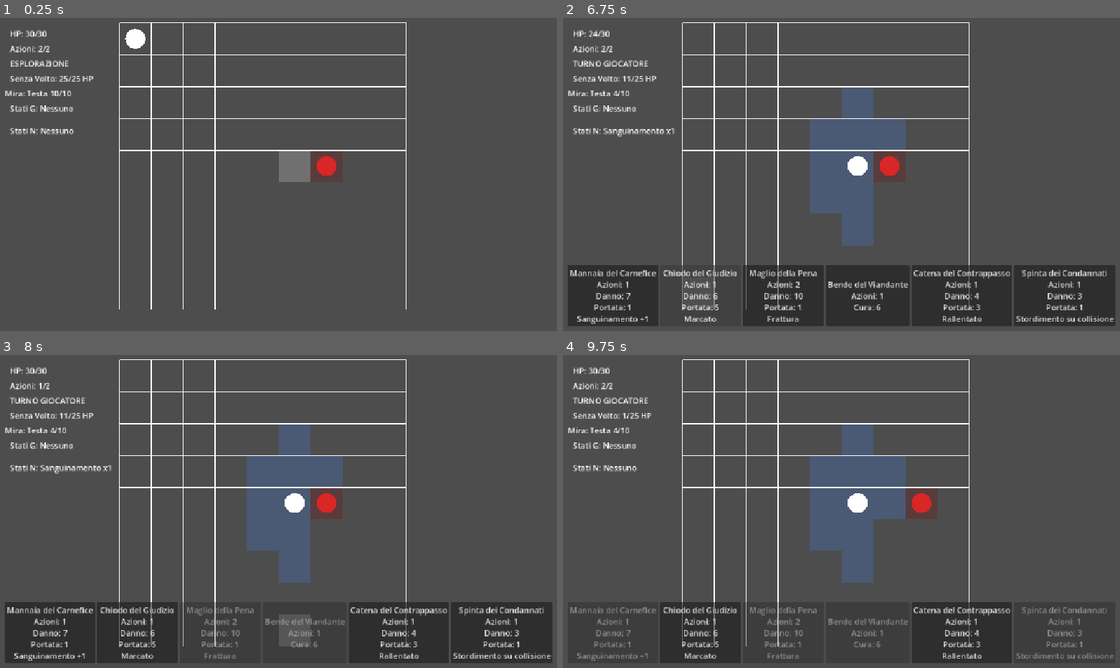
Above: before the commit, frames 1-4 (two rows, left to right).
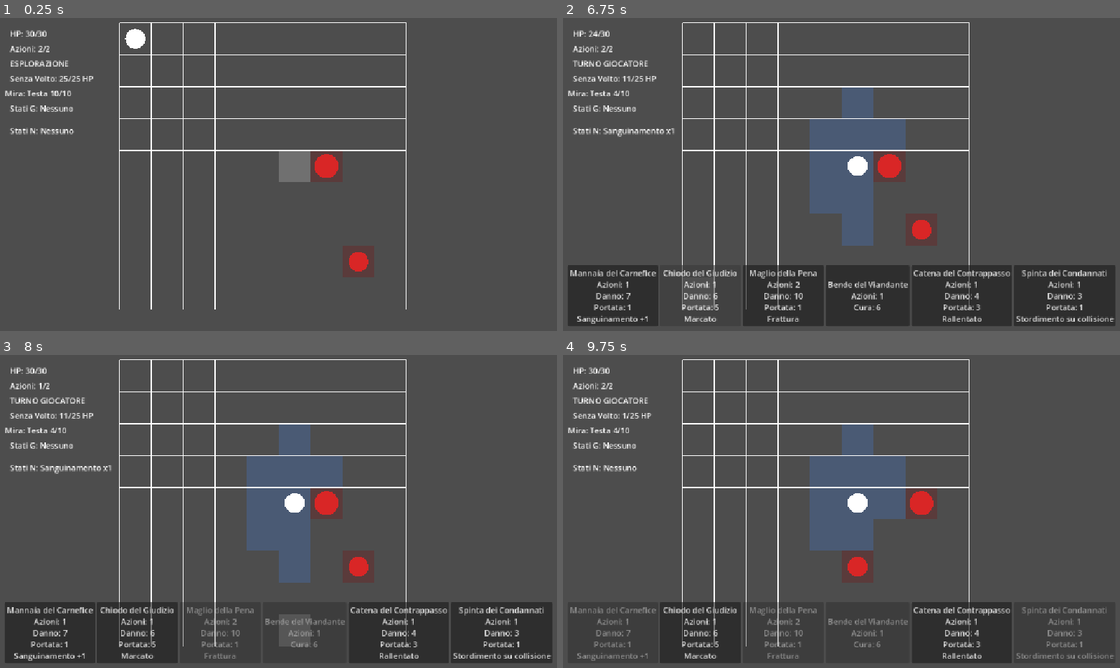
Above: after the commit, the same moments.

Repository: Chivas1504/Gioco
Game: Godot game, scene res://scenes/game.tscn
Same seed, same stepped clock (60 frames per second), same inputs: the game is played once before the commit and once after it.
Inputs (mouse positions are in pixels of both pictures, inside the frame that each line leads up to):
- Up to frame 1 (0.25 s): no input
- Up to frame 2 (6.75 s): tap Enter at 0.5, 2, 5 s; move the mouse to (813, 237) at 0.52 s; tap C at 0.6, 2.85, 5.1 s; click (813, 237) at 0.67 s; tap Space at 1.25, 2.75 s; move the mouse to (1014, 221) at 1.27 s; tap Q at 1.35, 3.6 s; click (1014, 221) at 1.42 s; move the mouse to (674, 124) at 2.02 s; tap E at 2.1, 4.35 s; click (674, 124) at 2.17 s; move the mouse to (874, 174) at 2.77 s; click (874, 174) at 2.92 s; move the mouse to (757, 93) at 3.52 s; click (757, 93) at 3.67 s; move the mouse to (969, 158) at 4.27 s; click (969, 158) at 4.42 s; move the mouse to (730, 190) at 5.02 s; click (730, 190) at 5.17 s; click "Mannaia del Carnefice Azioni:…" at 5.75 s; click "Chiodo del Giudizio Azioni: 1…" at 6.5 s
- Up to frame 3 (8 s): click "Bende del Viandante Azioni: 1…" at 7.25 s
- Up to frame 4 (9.75 s): click "Catena del Contrappasso Azion…" at 8 s; click "Bende del Viandante Azioni: 1…" at 8.75 s; click "Spinta dei Condannati Azioni:…" at 9.5 s

The runs differ from the first frame. In frame 1, 0.3% of the frame differs, in the area x 56-67%, y 43-82%; in frame 2, 0.3%; in frame 3, 0.3%; in frame 4, 0.7%, in the area x 50-67%, y 43-73%.

Commit message:
Add multiple enemy combat support

Diff:
--- a/scenes/game.tscn
+++ b/scenes/game.tscn
@@ -17,6 +17,9 @@
 script = ExtResource("3_lnu2h")
 
 [node name="Enemy" type="Node2D" parent="." unique_id=1121703939]
+script = ExtResource("4_lbhrr")
+
+[node name="Enemy2" type="Node2D" parent="." unique_id=904695973]
 script = ExtResource("4_lbhrr")
 
 [node name="UI" type="CanvasLayer" parent="." unique_id=2441153]
--- a/scripts/core/game.gd
+++ b/scripts/core/game.gd
@@ -3,7 +3,9 @@
 
 @onready var grid: Node2D = $Grid
 @onready var player: Node2D = $Player
-@onready var enemy: EnemyUnit = $Enemy
+
+@onready var enemy_one: EnemyUnit = $Enemy
+@onready var enemy_two: EnemyUnit = $Enemy2
 
 @onready var hp_label: Label = $UI/HUD/CombatPanel/HPLabel
 @onready var actions_label: Label = $UI/HUD/CombatPanel/ActionsLabel
@@ -35,27 +37,33 @@
 
 
 var player_cell: Vector2i = Vector2i(0, 0)
-var enemy_cell: Vector2i = Vector2i(6, 4)
-
 var player_hp: int = PLAYER_MAX_HP
 
 var player_statuses: StatusManager = (
 	StatusManager.new()
 )
 
+
+var enemy_units: Array[EnemyUnit] = []
+var enemy_cells: Dictionary = {}
+
+var selected_enemy: EnemyUnit
+var selected_body_part_index: int = 0
+
+var enemy_turn_index: int = 0
+
+
 var current_path: Array[Vector2i] = []
 
 var is_moving: bool = false
 var enemy_is_moving: bool = false
+
 var combat_mode: bool = false
+var player_is_dead: bool = false
 
 var player_actions_remaining: int = (
 	PLAYER_MAX_ACTIONS
 )
-
-var player_is_dead: bool = false
-
-var selected_body_part_index: int = 0
 
 
 var mannaia_del_carnefice: CardData
@@ -70,7 +78,7 @@
 
 func _ready() -> void:
 	_load_test_cards()
-	_load_test_enemy()
+	_setup_enemies()
 	_setup_card_bar()
 
 	player.position = (
@@ -80,20 +88,8 @@
 		)
 	)
 
-	enemy.position = (
-		grid.position
-		+ grid.cell_to_local(
-			enemy_cell
-		)
-	)
-
-	var occupied: Array[Vector2i] = [
-		enemy_cell
-	]
-
-	grid.set_occupied_cells(
-		occupied
-	)
+	_update_grid_occupancy()
+	_update_enemy_selection_visuals()
 
 	_update_ui()
 	_update_combat_display()
@@ -146,14 +142,57 @@
 	]
 
 
-func _load_test_enemy() -> void:
-	var data: EnemyData = (
+func _setup_enemies() -> void:
+	enemy_units = [
+		enemy_one,
+		enemy_two
+	]
+
+	var enemy_one_data: EnemyData = (
 		EnemyDatabase.get_enemy(
 			EnemyDatabase.SENZA_VOLTO
 		)
 	)
 
-	enemy.setup(data)
+	var enemy_two_data: EnemyData = (
+		EnemyDatabase.get_enemy(
+			EnemyDatabase.SENZA_VOLTO
+		)
+	)
+
+	enemy_one.setup(
+		enemy_one_data
+	)
+
+	enemy_two.setup(
+		enemy_two_data
+	)
+
+	enemy_cells[enemy_one] = Vector2i(
+		6,
+		4
+	)
+
+	enemy_cells[enemy_two] = Vector2i(
+		7,
+		7
+	)
+
+	for enemy_unit in enemy_units:
+		var cell: Vector2i = (
+			_get_enemy_cell(
+				enemy_unit
+			)
+		)
+
+		enemy_unit.position = (
+			grid.position
+			+ grid.cell_to_local(
+				cell
+			)
+		)
+
+	selected_enemy = enemy_one
 
 
 func _setup_card_bar() -> void:
@@ -163,6 +202,7 @@
 		push_error(
 			"CardBar non espone set_cards()."
 		)
+
 		return
 
 	card_bar.set_cards(
@@ -223,91 +263,6 @@
 			)
 
 
-func _select_previous_body_part() -> void:
-	if not combat_mode:
-		return
-
-	if enemy.is_dead():
-		return
-
-	if is_moving or enemy_is_moving:
-		return
-
-	var parts: Array[String] = (
-		enemy.get_body_part_names()
-	)
-
-	selected_body_part_index -= 1
-
-	if selected_body_part_index < 0:
-		selected_body_part_index = (
-			parts.size() - 1
-		)
-
-	_update_ui()
-
-
-func _select_next_body_part() -> void:
-	if not combat_mode:
-		return
-
-	if enemy.is_dead():
-		return
-
-	if is_moving or enemy_is_moving:
-		return
-
-	var parts: Array[String] = (
-		enemy.get_body_part_names()
-	)
-
-	selected_body_part_index += 1
-
-	if (
-		selected_body_part_index
-		>= parts.size()
-	):
-		selected_body_part_index = 0
-
-	_update_ui()
-
-
-func _get_selected_body_part() -> String:
-	var parts: Array[String] = (
-		enemy.get_body_part_names()
-	)
-
-	if parts.is_empty():
-		return ""
-
-	if (
-		selected_body_part_index
-		>= parts.size()
-	):
-		selected_body_part_index = 0
-
-	return parts[
-		selected_body_part_index
-	]
-
-
-func _get_player_move_range() -> int:
-	if player_statuses.is_immobilized():
-		return 0
-
-	var result: int = (
-		COMBAT_MOVE_RANGE
-	)
-
-	if player_statuses.is_slowed():
-		result -= 1
-
-	return maxi(
-		result,
-		0
-	)
-
-
 func _handle_grid_click(
 	mouse_position: Vector2
 ) -> void:
@@ -325,6 +280,19 @@
 			mouse_local
 		)
 	)
+
+	var clicked_enemy: EnemyUnit = (
+		_get_enemy_at_cell(
+			clicked_cell
+		)
+	)
+
+	if clicked_enemy != null:
+		_select_enemy(
+			clicked_enemy
+		)
+
+		return
 
 	if not grid.is_cell_walkable(
 		clicked_cell
@@ -359,12 +327,199 @@
 	_move_player_along_path()
 
 
+func _select_enemy(
+	enemy_unit: EnemyUnit
+) -> void:
+	if enemy_unit == null:
+		return
+
+	if enemy_unit.is_dead():
+		return
+
+	selected_enemy = enemy_unit
+	selected_body_part_index = 0
+
+	_update_enemy_selection_visuals()
+	_update_ui()
+
+
+func _update_enemy_selection_visuals() -> void:
+	for enemy_unit in enemy_units:
+		if enemy_unit.is_dead():
+			continue
+
+		if enemy_unit == selected_enemy:
+			enemy_unit.scale = Vector2(
+				1.20,
+				1.20
+			)
+		else:
+			enemy_unit.scale = Vector2.ONE
+
+
+func _get_enemy_at_cell(
+	cell: Vector2i
+) -> EnemyUnit:
+	for enemy_unit in enemy_units:
+		if enemy_unit.is_dead():
+			continue
+
+		if (
+			_get_enemy_cell(
+				enemy_unit
+			)
+			== cell
+		):
+			return enemy_unit
+
+	return null
+
+
+func _get_enemy_cell(
+	enemy_unit: EnemyUnit
+) -> Vector2i:
+	if not enemy_cells.has(
+		enemy_unit
+	):
+		return Vector2i(
+			-1,
+			-1
+		)
+
+	return enemy_cells[
+		enemy_unit
+	]
+
+
+func _set_enemy_cell(
+	enemy_unit: EnemyUnit,
+	cell: Vector2i
+) -> void:
+	enemy_cells[
+		enemy_unit
+	] = cell
+
+
+func _update_grid_occupancy() -> void:
+	var occupied: Array[Vector2i] = []
+
+	for enemy_unit in enemy_units:
+		if enemy_unit.is_dead():
+			continue
+
+		occupied.append(
+			_get_enemy_cell(
+				enemy_unit
+			)
+		)
+
+	grid.set_occupied_cells(
+		occupied
+	)
+
+
+func _select_previous_body_part() -> void:
+	if not combat_mode:
+		return
+
+	if selected_enemy == null:
+		return
+
+	if selected_enemy.is_dead():
+		return
+
+	if is_moving or enemy_is_moving:
+		return
+
+	var parts: Array[String] = (
+		selected_enemy.get_body_part_names()
+	)
+
+	selected_body_part_index -= 1
+
+	if selected_body_part_index < 0:
+		selected_body_part_index = (
+			parts.size() - 1
+		)
+
+	_update_ui()
+
+
+func _select_next_body_part() -> void:
+	if not combat_mode:
+		return
+
+	if selected_enemy == null:
+		return
+
+	if selected_enemy.is_dead():
+		return
+
+	if is_moving or enemy_is_moving:
+		return
+
+	var parts: Array[String] = (
+		selected_enemy.get_body_part_names()
+	)
+
+	selected_body_part_index += 1
+
+	if (
+		selected_body_part_index
+		>= parts.size()
+	):
+		selected_body_part_index = 0
+
+	_update_ui()
+
+
+func _get_selected_body_part() -> String:
+	if selected_enemy == null:
+		return ""
+
+	var parts: Array[String] = (
+		selected_enemy.get_body_part_names()
+	)
+
+	if parts.is_empty():
+		return ""
+
+	if (
+		selected_body_part_index
+		>= parts.size()
+	):
+		selected_body_part_index = 0
+
+	return parts[
+		selected_body_part_index
+	]
+
+
+func _get_player_move_range() -> int:
+	if player_statuses.is_immobilized():
+		return 0
+
+	var result: int = (
+		COMBAT_MOVE_RANGE
+	)
+
+	if player_statuses.is_slowed():
+		result -= 1
+
+	return maxi(
+		result,
+		0
+	)
+
+
 func _move_player_along_path() -> void:
 	if current_path.is_empty():
 		is_moving = false
 
 		if combat_mode:
-			_finish_player_action(1)
+			_finish_player_action(
+				1
+			)
 		else:
 			_update_combat_display()
 
@@ -407,13 +562,16 @@
 	if card == null:
 		return false
 
+	if selected_enemy == null:
+		return false
+
 	if not combat_mode:
 		return false
 
 	if player_is_dead:
 		return false
 
-	if enemy.is_dead():
+	if selected_enemy.is_dead():
 		return false
 
 	if is_moving:
@@ -449,10 +607,16 @@
 		)
 	)
 
+	var target_cell: Vector2i = (
+		_get_enemy_cell(
+			selected_enemy
+		)
+	)
+
 	var distance: int = (
 		_grid_distance(
 			player_cell,
-			enemy_cell
+			target_cell
 		)
 	)
 
@@ -485,7 +649,7 @@
 	card_bar.visible = (
 		combat_mode
 		and not player_is_dead
-		and not enemy.is_dead()
+		and not _all_enemies_dead()
 	)
 
 	if not card_bar.has_method(
@@ -496,7 +660,9 @@
 	for card in active_cards:
 		card_bar.set_card_available(
 			card,
-			_is_card_available(card)
+			_is_card_available(
+				card
+			)
 		)
 
 
@@ -506,22 +672,32 @@
 	if card == null:
 		return
 
-	if not _is_card_available(card):
+	if not _is_card_available(
+		card
+	):
 		return
 
 	if card.healing > 0:
-		_use_healing_card(card)
+		_use_healing_card(
+			card
+		)
+
 		return
 
 	if card.damage > 0:
-		_use_attack_card(card)
+		_use_attack_card(
+			card
+		)
 
 
 func _use_attack_card(
 	card: CardData
 ) -> void:
+	if selected_enemy == null:
+		return
+
 	var modified_damage: int = (
-		enemy.modify_incoming_attack_damage(
+		selected_enemy.modify_incoming_attack_damage(
 			card.damage
 		)
 	)
@@ -535,7 +711,7 @@
 		return
 
 	var damage_done: int = (
-		enemy.take_vitality_damage(
+		selected_enemy.take_vitality_damage(
 			modified_damage
 		)
 	)
@@ -550,24 +726,31 @@
 		damage_done
 	)
 
-	if enemy.is_dead():
-		_enemy_died()
-		return
-
-	_apply_card_effects(card)
+	if selected_enemy.is_dead():
+		_handle_enemy_death(
+			selected_enemy
+		)
+
+		return
+
+	_apply_card_effects(
+		card
+	)
 
 	if card.pull_distance > 0:
 		_pull_enemy(
+			selected_enemy,
 			card.pull_distance
 		)
 
 	if card.push_distance > 0:
 		_push_enemy(
+			selected_enemy,
 			card.push_distance,
 			card
 		)
 
-	if enemy.is_dead():
+	if _all_enemies_dead():
 		return
 
 	_update_ui()
@@ -581,12 +764,15 @@
 	card: CardData,
 	damage: int
 ) -> void:
+	if selected_enemy == null:
+		return
+
 	var target_part: String = (
 		_get_selected_body_part()
 	)
 
 	var result: Dictionary = (
-		enemy.take_part_damage(
+		selected_enemy.take_part_damage(
 			target_part,
 			damage
 		)
@@ -620,12 +806,16 @@
 			" DISTRUTTA"
 		)
 
-	if enemy.is_dead():
-		_update_ui()
-		_enemy_died()
-		return
-
-	_apply_card_effects(card)
+	if selected_enemy.is_dead():
+		_handle_enemy_death(
+			selected_enemy
+		)
+
+		return
+
+	_apply_card_effects(
+		card
+	)
 
 	_update_ui()
 
@@ -637,8 +827,11 @@
 func _apply_card_effects(
 	card: CardData
 ) -> void:
+	if selected_enemy == null:
+		return
+
 	if not card.status_to_apply.is_empty():
-		enemy.status_manager.add_status(
+		selected_enemy.status_manager.add_status(
 			card.status_to_apply,
 			card.status_duration,
 			card.status_stacks
@@ -654,7 +847,7 @@
 			_get_selected_body_part()
 		)
 
-		enemy.apply_fracture(
+		selected_enemy.apply_fracture(
 			target_part
 		)
 
@@ -667,11 +860,18 @@
 
 
 func _pull_enemy(
+	enemy_unit: EnemyUnit,
 	pull_distance: int
 ) -> void:
 	for _step in range(
 		pull_distance
 	):
+		var enemy_cell: Vector2i = (
+			_get_enemy_cell(
+				enemy_unit
+			)
+		)
+
 		grid.remove_occupied_cell(
 			enemy_cell
 		)
@@ -706,27 +906,37 @@
 			enemy_cell
 		)
 
-		enemy_cell = next_cell
+		_set_enemy_cell(
+			enemy_unit,
+			next_cell
+		)
 
 		grid.add_occupied_cell(
-			enemy_cell
-		)
-
-		enemy.position = (
+			next_cell
+		)
+
+		enemy_unit.position = (
 			grid.position
 			+ grid.cell_to_local(
-				enemy_cell
+				next_cell
 			)
 		)
 
 
 func _push_enemy(
+	enemy_unit: EnemyUnit,
 	push_distance: int,
 	source_card: CardData
 ) -> void:
 	for _step in range(
 		push_distance
 	):
+		var enemy_cell: Vector2i = (
+			_get_enemy_cell(
+				enemy_unit
+			)
+		)
+
 		var direction: Vector2i = (
 			enemy_cell
 			- player_cell
@@ -755,9 +965,12 @@
 		if grid.is_cell_blocked(
 			next_cell
 		):
-			_apply_collision_damage()
+			_apply_collision_damage(
+				enemy_unit
+			)
 
 			_apply_collision_card_effect(
+				enemy_unit,
 				source_card
 			)
 
@@ -784,23 +997,28 @@
 			enemy_cell
 		)
 
-		enemy_cell = next_cell
+		_set_enemy_cell(
+			enemy_unit,
+			next_cell
+		)
 
 		grid.add_occupied_cell(
-			enemy_cell
-		)
-
-		enemy.position = (
+			next_cell
+		)
+
+		enemy_unit.position = (
 			grid.position
 			+ grid.cell_to_local(
-				enemy_cell
-			)
-		)
-
-
-func _apply_collision_damage() -> void:
+				next_cell
+			)
+		)
+
+
+func _apply_collision_damage(
+	enemy_unit: EnemyUnit
+) -> void:
 	var damage_done: int = (
-		enemy.take_vitality_damage(
+		enemy_unit.take_vitality_damage(
 			COLLISION_DAMAGE
 		)
 	)
@@ -811,16 +1029,21 @@
 		" danni alla Vitalità."
 	)
 
+	if enemy_unit.is_dead():
+		_handle_enemy_death(
+			enemy_unit
+		)
+
+		return
+
 	_update_ui()
 
-	if enemy.is_dead():
-		_enemy_died()
-
 
 func _apply_collision_card_effect(
+	enemy_unit: EnemyUnit,
 	card: CardData
 ) -> void:
-	if enemy.is_dead():
+	if enemy_unit.is_dead():
 		return
 
 	if (
@@ -830,7 +1053,7 @@
 	):
 		return
 
-	enemy.status_manager.add_status(
+	enemy_unit.status_manager.add_status(
 		card.collision_status_to_apply,
 		card.collision_status_duration,
 		card.collision_status_stacks
@@ -897,7 +1120,7 @@
 		if not _end_player_activation():
 			return
 
-		_start_enemy_turn()
+		_start_enemy_phase()
 	else:
 		_update_combat_display()
 
@@ -946,6 +1169,8 @@
 			PLAYER_MAX_ACTIONS
 		)
 
+	enemy_is_moving = false
+
 	_update_ui()
 	_update_combat_display()
 
@@ -983,14 +1208,47 @@
 	return true
 
 
-func _start_enemy_turn() -> void:
-	if enemy.is_dead():
-		return
-
+func _start_enemy_phase() -> void:
 	enemy_is_moving = true
-
+	enemy_turn_index = 0
+
+	_update_ui()
+
+	_run_next_enemy_turn()
+
+
+func _run_next_enemy_turn() -> void:
+	if player_is_dead:
+		return
+
+	while enemy_turn_index < enemy_units.size():
+		var enemy_unit: EnemyUnit = (
+			enemy_units[
+				enemy_turn_index
+			]
+		)
+
+		enemy_turn_index += 1
+
+		if enemy_unit.is_dead():
+			continue
+
+		_run_enemy_turn(
+			enemy_unit
+		)
+
+		return
+
+	enemy_is_moving = false
+
+	_begin_player_activation()
+
+
+func _run_enemy_turn(
+	enemy_unit: EnemyUnit
+) -> void:
 	var activation: Dictionary = (
-		enemy.begin_activation()
+		enemy_unit.begin_activation()
 	)
 
 	var burn_damage: int = int(
@@ -1002,15 +1260,20 @@
 
 	if burn_damage > 0:
 		print(
-			"Ustione nemico: -",
+			enemy_unit.get_enemy_name(),
+			" subisce ",
 			burn_damage,
-			" HP"
+			" da Ustione."
 		)
 
 	_update_ui()
 
-	if enemy.is_dead():
-		_enemy_died()
+	if enemy_unit.is_dead():
+		_handle_enemy_death(
+			enemy_unit
+		)
+
+		_run_next_enemy_turn()
 		return
 
 	var enemy_is_stunned: bool = bool(
@@ -1020,10 +1283,16 @@
 		)
 	)
 
+	var enemy_cell: Vector2i = (
+		_get_enemy_cell(
+			enemy_unit
+		)
+	)
+
 	if enemy_is_stunned:
 		print(
-			"Il nemico è Stordito: "
-			+ "non può avanzare."
+			enemy_unit.get_enemy_name(),
+			" è Stordito."
 		)
 
 		if (
@@ -1033,17 +1302,21 @@
 			)
 			== 1
 		):
-			_enemy_attack()
+			_enemy_attack(
+				enemy_unit
+			)
 		else:
-			_finish_enemy_turn()
-
-		return
-
-	var enemy_move_range: int = (
-		enemy.get_move_range()
-	)
-
-	if enemy_move_range <= 0:
+			_finish_single_enemy_turn(
+				enemy_unit
+			)
+
+		return
+
+	var move_range: int = (
+		enemy_unit.get_move_range()
+	)
+
+	if move_range <= 0:
 		if (
 			_grid_distance(
 				enemy_cell,
@@ -1051,9 +1324,13 @@
 			)
 			== 1
 		):
-			_enemy_attack()
+			_enemy_attack(
+				enemy_unit
+			)
 		else:
-			_finish_enemy_turn()
+			_finish_single_enemy_turn(
+				enemy_unit
+			)
 
 		return
 
@@ -1073,20 +1350,29 @@
 	)
 
 	if path.size() <= 1:
-		_finish_enemy_turn()
+		_finish_single_enemy_turn(
+			enemy_unit
+		)
+
 		return
 
 	if path.size() == 2:
-		_enemy_attack()
+		_enemy_attack(
+			enemy_unit
+		)
+
 		return
 
 	var steps_to_move: int = mini(
-		enemy_move_range,
+		move_range,
 		path.size() - 2
 	)
 
 	if steps_to_move <= 0:
-		_finish_enemy_turn()
+		_finish_single_enemy_turn(
+			enemy_unit
+		)
+
 		return
 
 	var next_cell: Vector2i = (
@@ -1099,16 +1385,19 @@
 		enemy_cell
 	)
 
-	enemy_cell = next_cell
+	_set_enemy_cell(
+		enemy_unit,
+		next_cell
+	)
 
 	grid.add_occupied_cell(
-		enemy_cell
+		next_cell
 	)
 
 	var target_position: Vector2 = (
 		grid.position
 		+ grid.cell_to_local(
-			enemy_cell
+			next_cell
 		)
 	)
 
@@ -1117,7 +1406,7 @@
 	)
 
 	tween.tween_property(
-		enemy,
+		enemy_unit,
 		"position",
 		target_position,
 		ENEMY_MOVE_TIME
@@ -1125,13 +1414,17 @@
 
 	tween.finished.connect(
 		func() -> void:
-			_finish_enemy_turn()
-	)
-
-
-func _enemy_attack() -> void:
+			_finish_single_enemy_turn(
+				enemy_unit
+			)
+	)
+
+
+func _enemy_attack(
+	enemy_unit: EnemyUnit
+) -> void:
 	var damage: int = (
-		enemy.get_attack_damage()
+		enemy_unit.get_attack_damage()
 	)
 
 	if player_statuses.consume_marked():
@@ -1145,7 +1438,8 @@
 		player_hp = 0
 
 	print(
-		"Il nemico infligge ",
+		enemy_unit.get_enemy_name(),
+		" infligge ",
 		damage,
 		" danni."
 	)
@@ -1156,12 +1450,20 @@
 		_player_died()
 		return
 
-	_finish_enemy_turn()
-
-
-func _finish_enemy_turn() -> void:
+	_finish_single_enemy_turn(
+		enemy_unit
+	)
+
+
+func _finish_single_enemy_turn(
+	enemy_unit: EnemyUnit
+) -> void:
+	if enemy_unit.is_dead():
+		_run_next_enemy_turn()
+		return
+
 	var result: Dictionary = (
-		enemy.end_activation()
+		enemy_unit.end_activation()
 	)
 
 	var bleeding_damage: int = int(
@@ -1173,36 +1475,78 @@
 
 	if bleeding_damage > 0:
 		print(
-			"Sanguinamento nemico: -",
+			enemy_unit.get_enemy_name(),
+			" subisce ",
 			bleeding_damage,
-			" HP"
-		)
-
-	if enemy.is_dead():
-		_enemy_died()
-		return
-
+			" da Sanguinamento."
+		)
+
+	if enemy_unit.is_dead():
+		_handle_enemy_death(
+			enemy_unit
+		)
+
+	_update_ui()
+
+	_run_next_enemy_turn()
+
+
+func _handle_enemy_death(
+	enemy_unit: EnemyUnit
+) -> void:
+	var dead_cell: Vector2i = (
+		_get_enemy_cell(
+			enemy_unit
+		)
+	)
+
+	grid.remove_occupied_cell(
+		dead_cell
+	)
+
+	enemy_unit.visible = false
+	enemy_unit.scale = Vector2.ONE
+
+	if (
+		selected_enemy
+		== enemy_unit
+	):
+		selected_enemy = (
+			_get_first_alive_enemy()
+		)
+
+		selected_body_part_index = 0
+
+	_update_grid_occupancy()
+	_update_enemy_selection_visuals()
+
+	if _all_enemies_dead():
+		_end_combat()
+
+	_update_ui()
+
+
+func _get_first_alive_enemy() -> EnemyUnit:
+	for enemy_unit in enemy_units:
+		if not enemy_unit.is_dead():
+			return enemy_unit
+
+	return null
+
+
+func _all_enemies_dead() -> bool:
+	for enemy_unit in enemy_units:
+		if not enemy_unit.is_dead():
+			return false
+
+	return true
+
+
+func _end_combat() -> void:
+	combat_mode = false
 	enemy_is_moving = false
 
-	if player_is_dead:
-		return
-
-	_begin_player_activation()
-
-
-func _enemy_died() -> void:
-	enemy_is_moving = false
-
-	grid.remove_occupied_cell(
-		enemy_cell
-	)
-
-	enemy.visible = false
-	combat_mode = false
-
 	grid.clear_reachable_cells()
-
-	_update_ui()
 
 
 func _player_died() -> void:
@@ -1219,7 +1563,7 @@
 	if player_is_dead:
 		return
 
-	if enemy.is_dead():
+	if _all_enemies_dead():
 		return
 
 	if is_moving or enemy_is_moving:
@@ -1228,6 +1572,11 @@
 	combat_mode = not combat_mode
 
 	if combat_mode:
+		if selected_enemy == null:
+			selected_enemy = (
+				_get_first_alive_enemy()
+			)
+
 		_begin_player_activation()
 	else:
 		grid.clear_reachable_cells()
@@ -1283,7 +1632,9 @@
 		if index > 0:
 			result += ", "
 
-		result += statuses[index]
+		result += statuses[
+			index
+		]
 
 	return result
 
@@ -1301,7 +1652,10 @@
 		)
 	)
 
-	if enemy.is_dead():
+	if (
+		selected_enemy == null
+		or selected_enemy.is_dead()
+	):
 		enemy_status_label.text = (
 			"Stati N: -"
 		)
@@ -1309,7 +1663,7 @@
 		return
 
 	var enemy_summary: Array[String] = (
-		enemy.status_manager
+		selected_enemy.status_manager
 		.get_status_summary()
 	)
 
@@ -1324,9 +1678,13 @@
 func _update_ui() -> void:
 	hp_label.text = (
 		"HP: "
-		+ str(player_hp)
+		+ str(
+			player_hp
+		)
 		+ "/"
-		+ str(PLAYER_MAX_HP)
+		+ str(
+			PLAYER_MAX_HP
+		)
 	)
 
 	actions_label.text = (
@@ -1340,67 +1698,76 @@
 		)
 	)
 
-	if enemy.is_dead():
+	if _all_enemies_dead():
 		enemy_hp_label.text = (
-			enemy.get_enemy_name()
-			+ ": MORTO"
-		)
-	else:
+			"Nemici: MORTI"
+		)
+
+		target_part_label.text = (
+			"Mira: -"
+		)
+
+	elif selected_enemy != null:
 		enemy_hp_label.text = (
-			enemy.get_enemy_name()
+			selected_enemy.get_enemy_name()
 			+ ": "
 			+ str(
-				enemy.get_hp()
+				selected_enemy.get_hp()
 			)
 			+ "/"
 			+ str(
-				enemy.get_max_hp()
+				selected_enemy.get_max_hp()
 			)
 			+ " HP"
 		)
 
-	var selected_part: String = (
-		_get_selected_body_part()
-	)
-
-	if enemy.is_dead():
-		target_part_label.text = (
-			"Mira: -"
-		)
-	else:
+		var selected_part: String = (
+			_get_selected_body_part()
+		)
+
 		target_part_label.text = (
 			"Mira: "
 			+ selected_part
 			+ " "
 			+ str(
-				enemy.get_part_integrity(
+				selected_enemy.get_part_integrity(
 					selected_part
 				)
 			)
 			+ "/"
 			+ str(
-				enemy.get_part_max_integrity(
+				selected_enemy.get_part_max_integrity(
 					selected_part
 				)
 			)
 		)
 
+	else:
+		enemy_hp_label.text = (
+			"Nemico: -"
+		)
+
+		target_part_label.text = (
+			"Mira: -"
+		)
+
 	_update_status_labels()
 	_refresh_card_bar()
+	_update_enemy_selection_visuals()
 
 	if player_is_dead:
 		state_label.text = (
 			"MORTO"
 		)
 
-	elif enemy.is_dead():
+	elif _all_enemies_dead():
 		state_label.text = (
 			"COMBATTIMENTO TERMINATO"
 		)
 
 	elif enemy_is_moving:
 		state_label.text = (
-			"TURNO NEMICO"
+			"TURNO NEMICI"
 		)
 
 	elif combat_mode:
